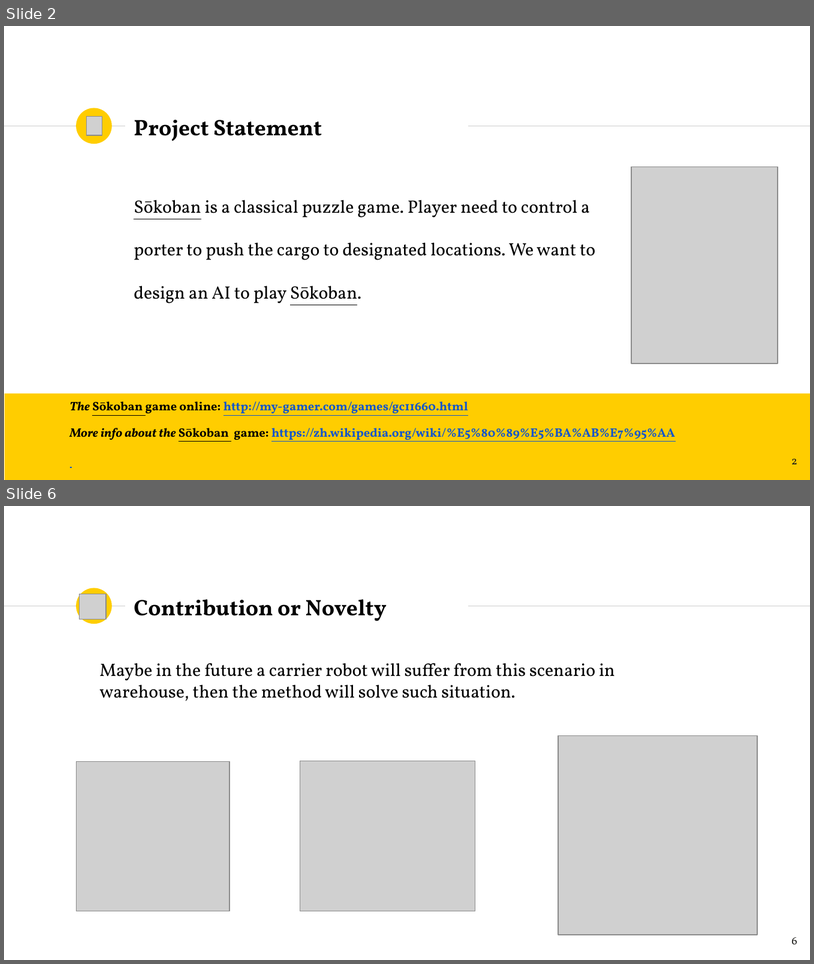
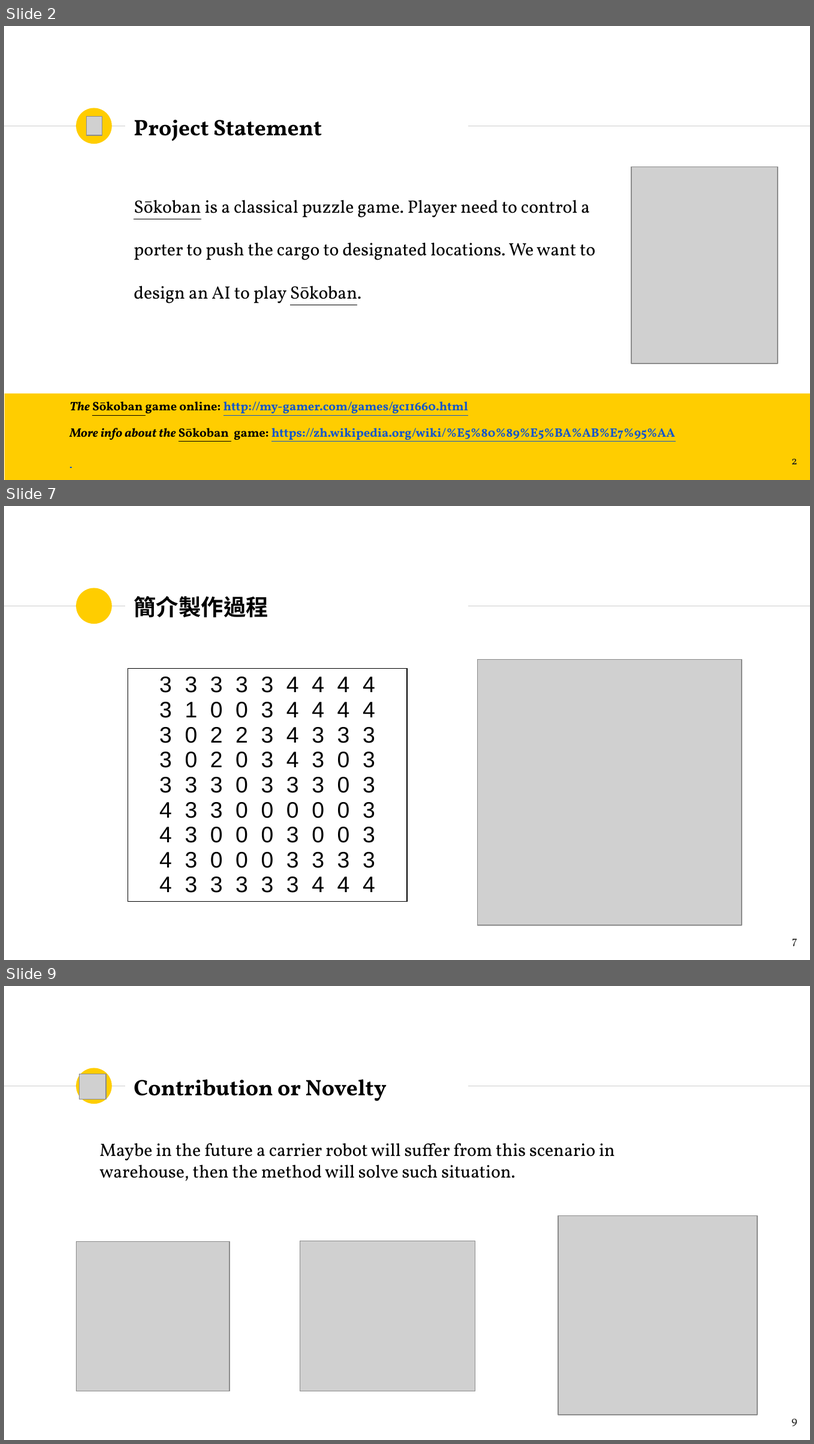
Before and after one commit to Banana-Huang/AI_Course_Team1_2018, a slide deck: Project/Team_1_project_proposal.pptx. Shown one above the other, each under a label of ours: slides 2 and 6 before the commit, slides 2, 7 and 9 after it; the slides between them are not shown. The pictures are 814x964 and 814x1444 pixels, drawn with LibreOffice and Linux fonts; fonts in the diff are those of the drawing; grey boxes stand for pictures. Boxes give left, top, right and bottom in pixels: in the first picture for what was removed or moved away, otherwise in the second. Text is boxed around its words. In the diff, an @@ line names an element or a change of style, - is before the commit and + after.

```diff
--- a/Project/Team_1_project_proposal.pptx
+++ b/Project/Team_1_project_proposal.pptx
@@ slide 7 added at (x1=4, y1=506, x2=810, y2=960), background #FFFFFF; not listed: 3 template elements that a slide beside it also shows @@
@@ title added at (x1=134, y1=596, x2=268, y2=618), 20 pt, text #000000, bold @@
+簡介製作過程
@@ picture added at (x1=477, y1=659, x2=742, y2=925) @@
@@ table added at (x1=128, y1=668, x2=407, y2=918), 1 rows, 1 columns @@
+3 3 3 3 3 4 4 4 4 / 3 1 0 0 3 4 4 4 4 / 3 0 2 2 3 4 3 3 3 / 3 0 2 0 3 4 3 0 3 / 3 3 3 0 3 3 3 0 3 / 4 3 3 0 0 0 0 0 3 / 4 3 0 0 0 3 0 0 3 / 4 3 0 0 0 3 3 3 3 / 4 3 3 3 3 3 4 4 4
@@ page number added at (x1=792, y1=938, x2=798, y2=946), 10 pt, text #1D1D1B @@
+7
@@ what was slide 6 is now slide 9 @@
@@ page number at (x1=792, y1=1418, x2=798, y2=1426): text changed @@
-6
+9
```
Also in this commit, not shown: 3 slides changed, 6 other slides added, 1 other file.
